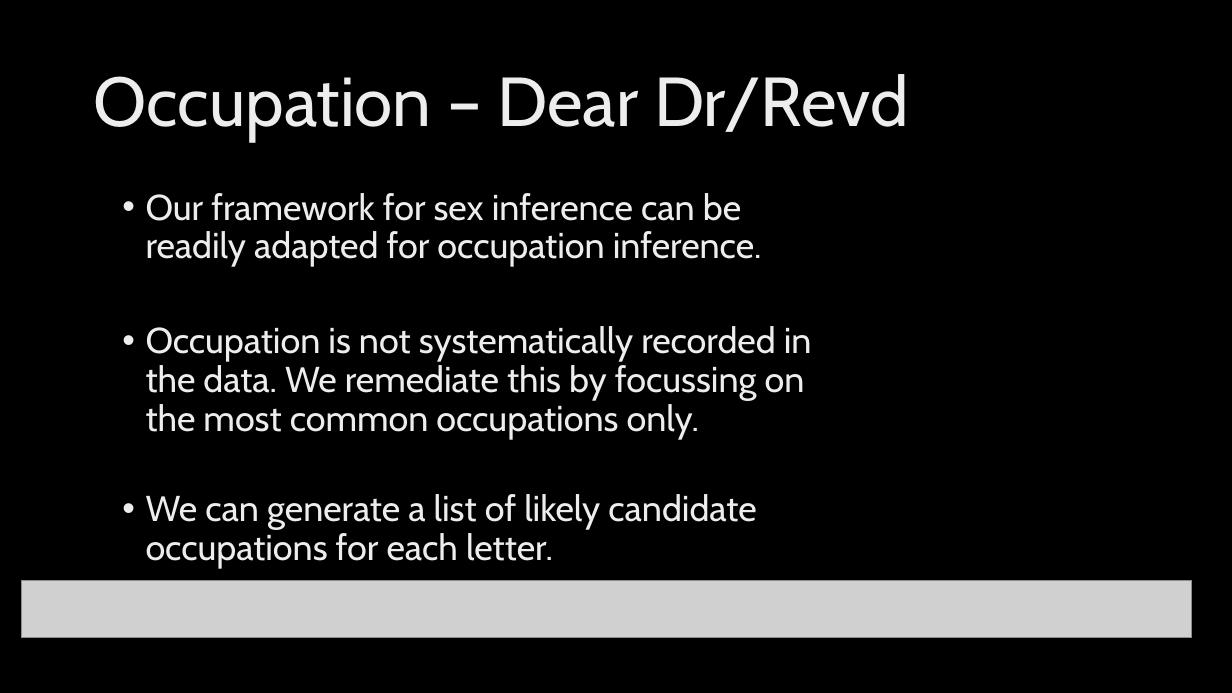
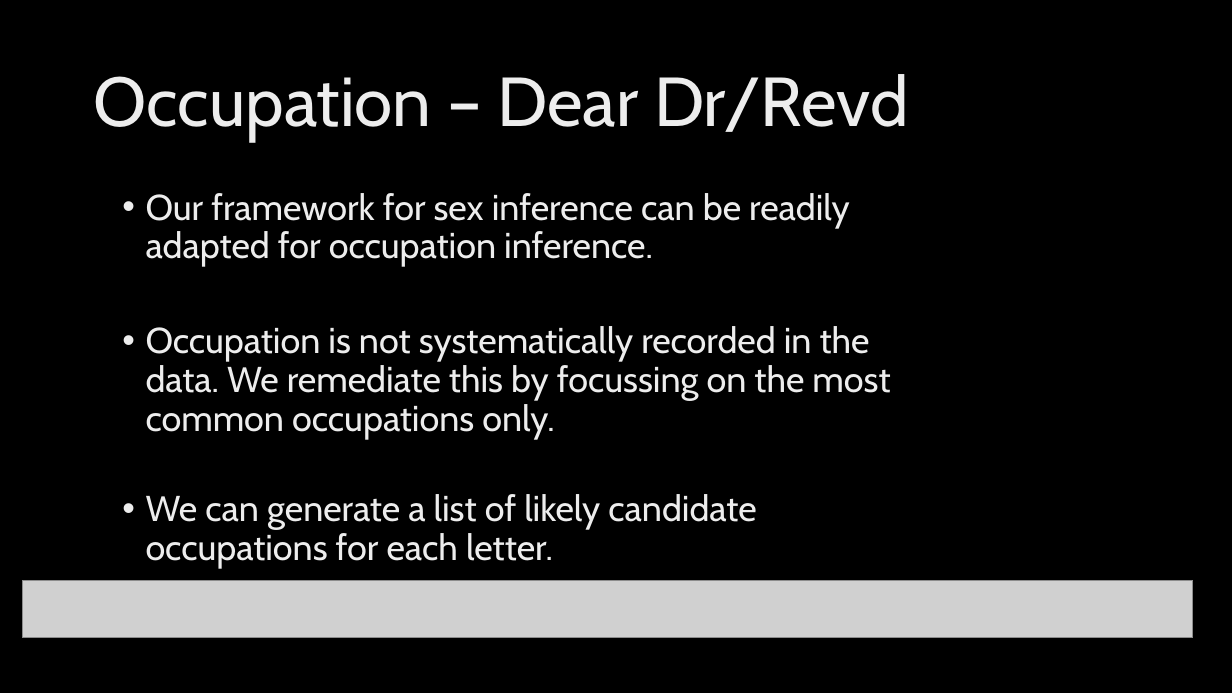
Before and after one commit to JasonRWood/Hack_darwin, a slide deck: slide 5 of DCP-presentation-group1.pptx. Drawn at 1232x693 pixels with LibreOffice and Linux fonts; fonts in the diff are those of the drawing; grey boxes stand for pictures; background and template pictures are left out. Boxes give left, top, right and bottom in pixels: in the first picture for what was removed or moved away, otherwise in the second. Text is boxed around its words. In the diff, an @@ line names an element or a change of style, - is before the commit and + after.

```diff
--- a/DCP-presentation-group1.pptx
+++ b/DCP-presentation-group1.pptx
@@ text "Our framework for sex inference ..." rewrapped from <box>146,193,812,569</box> to <box>146,193,890,569</box> @@
```
Also in this commit, not shown: 1 other slide changed, 2 slides added.
